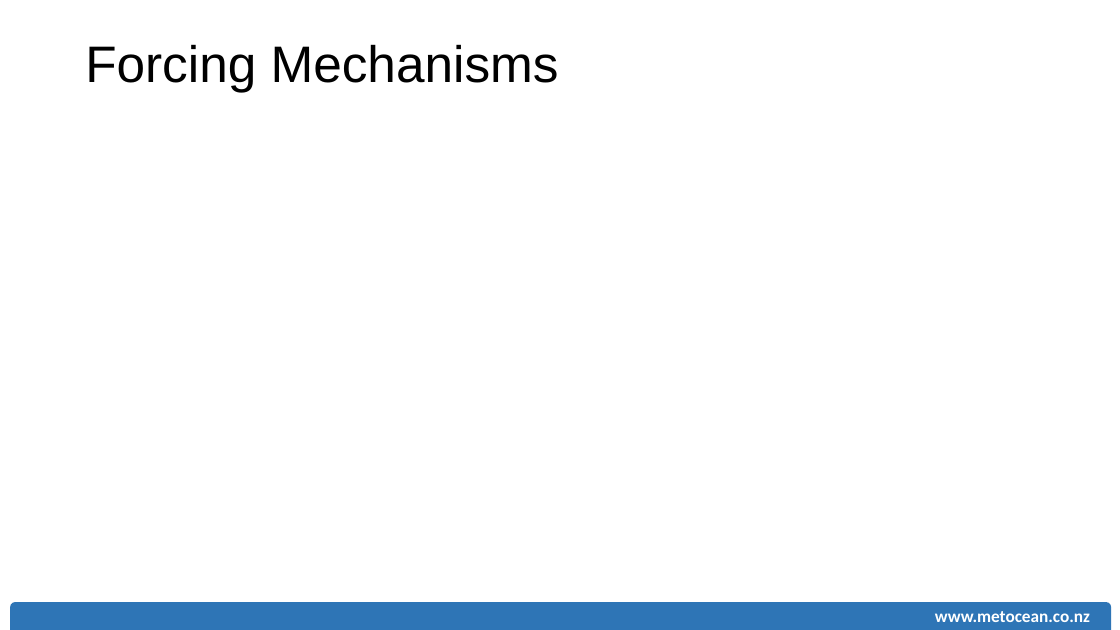
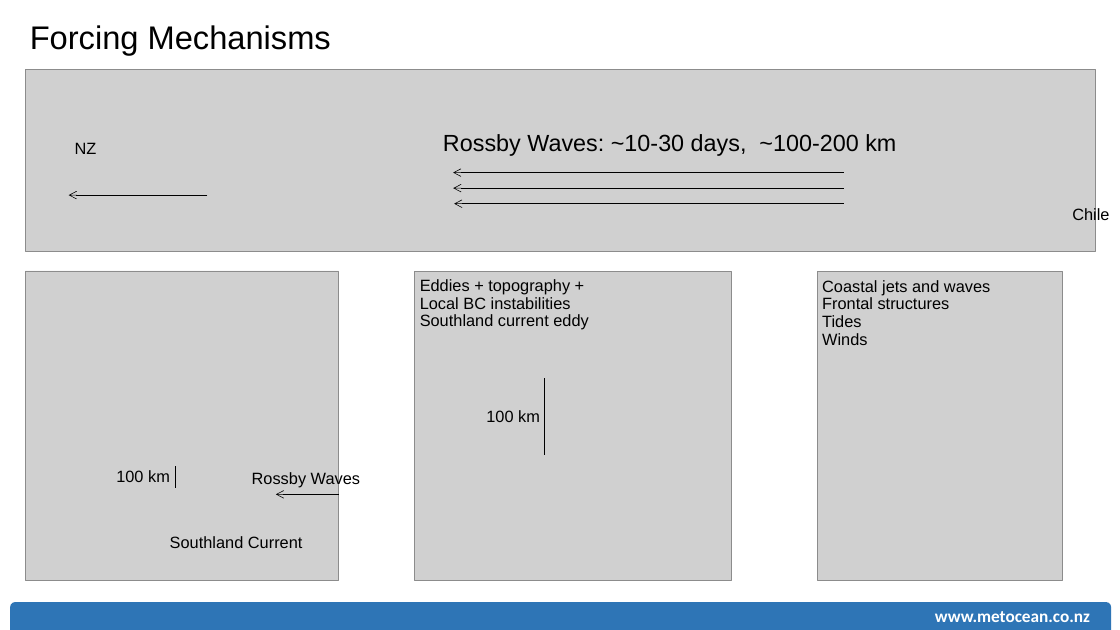
Before and after one commit to rsoutelino/CeP2015, a slide deck: slide 4 of soutelino_MSL_CeP2015.pptx. Drawn at 1120x630 pixels with LibreOffice and Linux fonts; fonts in the diff are those of the drawing; grey boxes stand for pictures. Boxes give left, top, right and bottom in pixels: in the first picture for what was removed or moved away, otherwise in the second. Text is boxed around its words. In the diff, an @@ line names an element or a change of style, - is before the commit and + after.

Commit message:
WIP

```diff
--- a/soutelino_MSL_CeP2015.pptx
+++ b/soutelino_MSL_CeP2015.pptx
@@ text "Forcing Mechanisms": place and size @@
-text "Forcing Mechanisms" at [85,44,559,92]
+text "Forcing Mechanisms" at [30,25,331,55]
@@ text "Forcing Mechanisms" at [30,25,331,55]: size 44 to 28 pt @@
@@ picture added at [26,69,1096,251] @@
@@ text added at [75,142,97,154], 14 pt, text #000000 @@
+NZ
@@ text added at [443,134,896,156], 20 pt, text #000000 @@
+Rossby Waves: ~10-30 days, ~100-200 km
@@ arrow added from (844, 173) to (453, 173), #000000 0.5 pt @@
@@ arrow added from (208, 195) to (69, 195), #000000 0.5 pt @@
@@ arrow added from (844, 188) to (454, 188), #000000 0.5 pt @@
@@ arrow added from (844, 204) to (455, 204), #000000 0.5 pt @@
@@ text added at [1072,207,1109,224], 14 pt, text #000000 @@
+Chile
@@ picture added at [26,271,339,581] @@
@@ picture added at [415,271,732,581] @@
@@ text added at [420,279,588,330], 14 pt, text #000000 @@
+Eddies + topography +
+Local BC instabilities
+Southland current eddy
@@ picture added at [818,271,1064,581] @@
@@ text added at [822,280,990,345], 14 pt, text #000000 @@
+Coastal jets and waves
+Frontal structures
+Tides
+Winds
@@ line added from (544, 455) to (544, 378), #000000 0.5 pt @@
@@ text added at [486,410,540,422], 14 pt, text #000000 @@
+100 km
@@ text added at [116,470,170,482], 14 pt, text #000000 @@
+100 km
@@ line added from (176, 488) to (176, 466), #000000 0.5 pt @@
@@ text added at [252,471,360,488], 14 pt, text #000000 @@
+Rossby Waves
@@ arrow added from (339, 495) to (276, 495), #000000 0.5 pt @@
@@ text added at [170,536,303,548], 14 pt, text #000000 @@
+Southland Current
```
